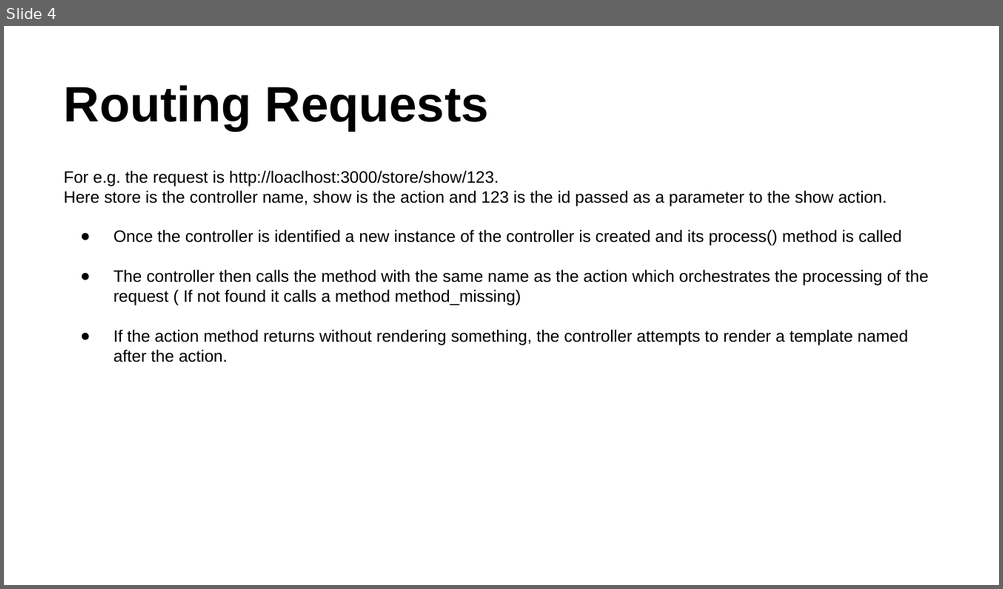
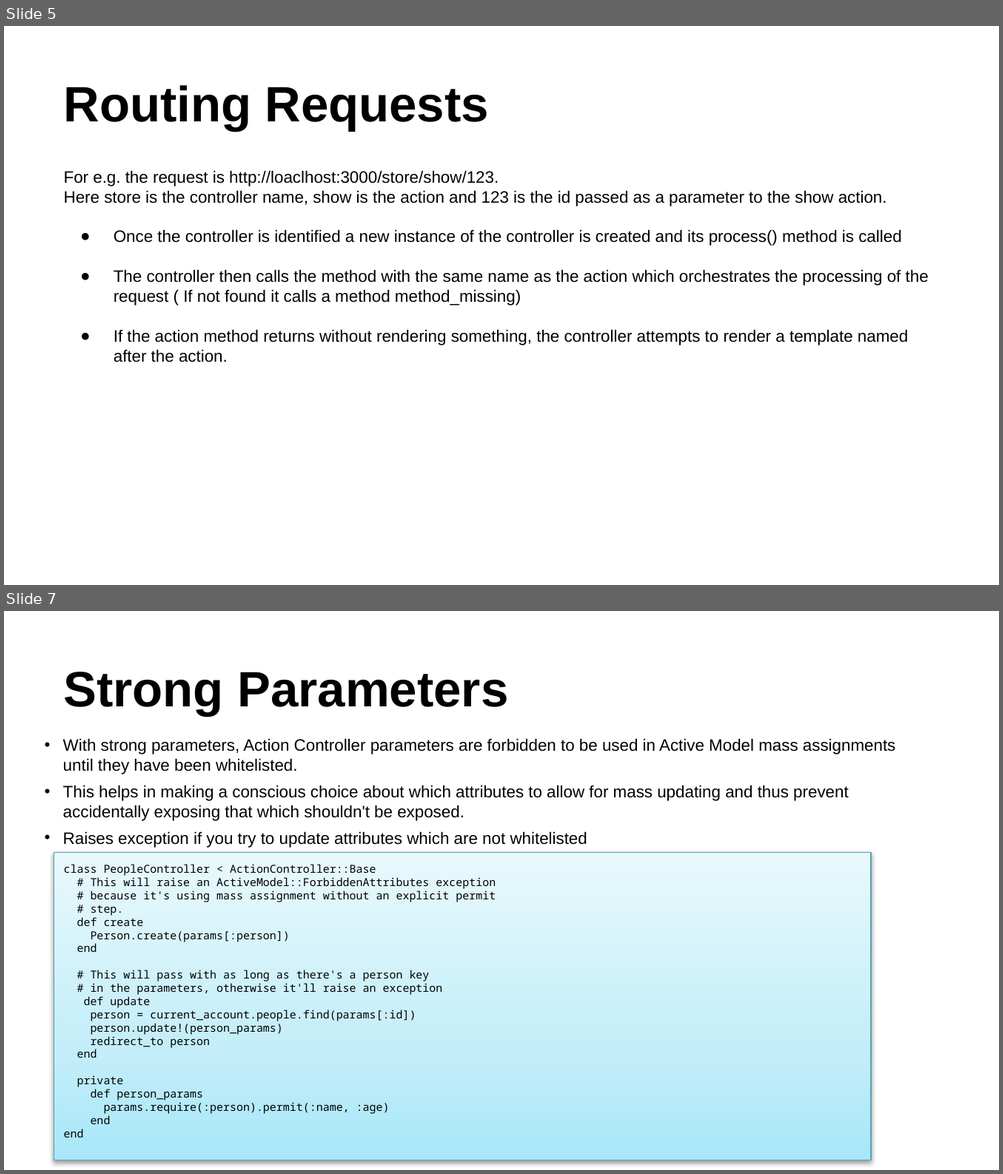
Before and after one commit to rubypool/rails-training-material, a slide deck: Ruby_On_Rails_Deck-Controller.pptx. Shown one above the other, each under a label of ours: slide 4 before the commit, slides 5 and 7 after it; the slides between them are not shown. The pictures are 1003x589 and 1003x1174 pixels, drawn with LibreOffice and Linux fonts; fonts in the diff are those of the drawing. Boxes give left, top, right and bottom in pixels: in the first picture for what was removed or moved away, otherwise in the second. Text is boxed around its words. In the diff, an @@ line names an element or a change of style, - is before the commit and + after.

Commit message:
Renamed the controller deck

```diff
--- a/Ruby_On_Rails_Deck-Controller.pptx
+++ b/Ruby_On_Rails_Deck-Controller.pptx
@@ slide 7 added at (4,611,999,1170), background #FFFFFF @@
@@ title added at (64,672,509,716), 36 pt, text #000000, bold @@
+Strong Parameters
@@ text added at (63,738,896,848), 12 pt, text #000000 @@
+  • With strong parameters, Action Controller parameters are forbidden to be used in Active Model mass assignments until they have been whitelisted.
+  • This helps in making a conscious choice about which attributes to allow for mass updating and thus prevent accidentally exposing that which shouldn't be exposed.
+  • Raises exception if you try to update attributes which are not whitelisted
@@ text added at (64,864,495,1138), 8 pt, text #000000 @@
+class PeopleController < ActionController::Base
+# This will raise an ActiveModel::ForbiddenAttributes exception
+# because it's using mass assignment without an explicit permit
+# step.
+def create
+Person.create(params[:person])
+end
+# This will pass with as long as there's a person key
+# in the parameters, otherwise it'll raise an exception
+def update
+person = current_account.people.find(params[:id])
+person.update!(person_params)
+redirect_to person
+end
+private
+def person_params
+params.require(:person).permit(:name, :age)
+end
+end
@@ what was slide 4 is now slide 5 @@
```
Also in this commit, not shown: 4 slides changed, 19 other slides added, 10 slides removed, 1 other file.
